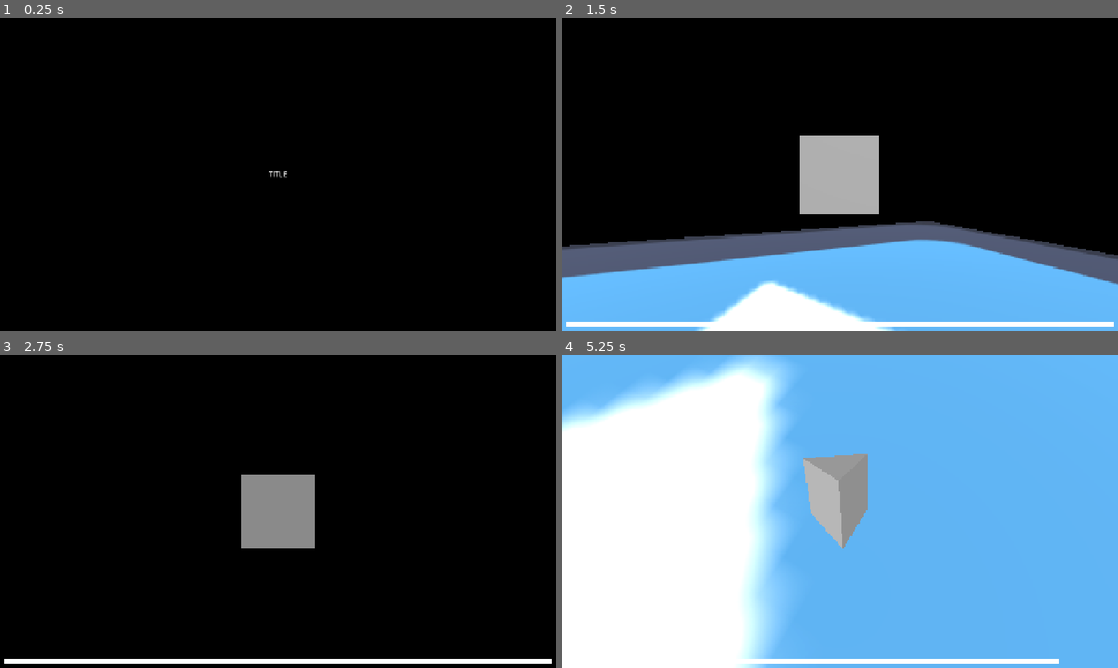
Above: before the commit, frames 1-4 (two rows, left to right).
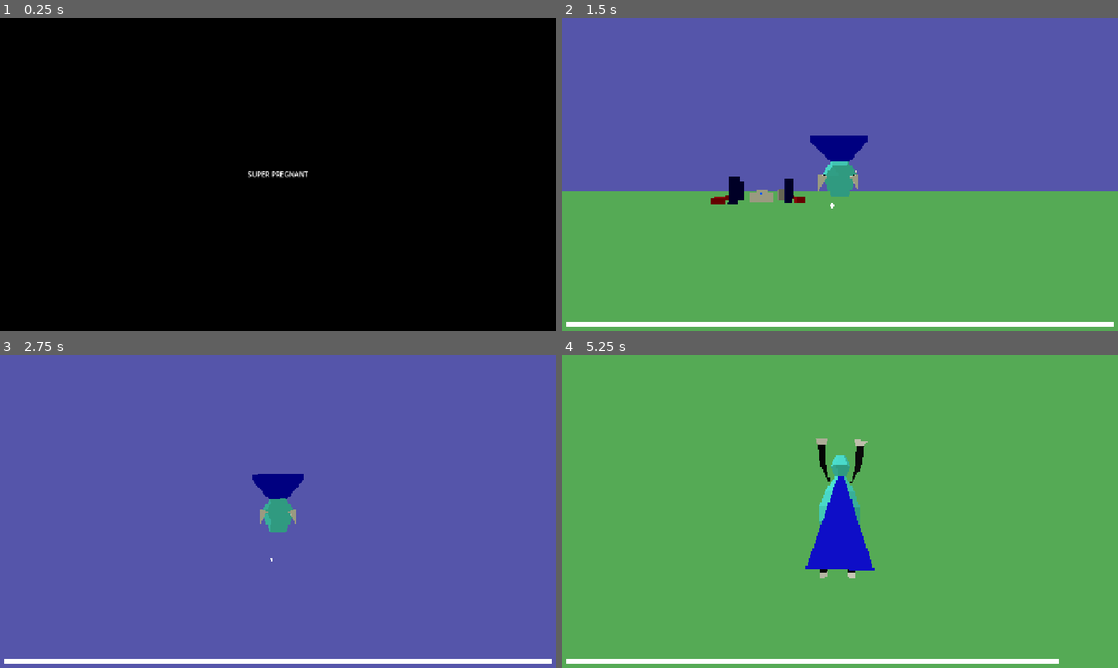
Above: after the commit, the same moments.

Repository: AlexGarbus/global-game-jam-2026
Game: Godot game, scene res://main/main.tscn
The game is run twice, just before and just after one commit, with the same random seed, the same clock (stepped at 60 frames per second) and the same inputs. The engine's default icon, where the game draws it, is replaced by a stand-in: a white triangle on a blue panel in a dark square.
Inputs:
- Up to frame 1 (0.25 s): no input
- Up to frame 2 (1.5 s): tap Enter at 0.5 s; hold D (move_right) 0.53-1.28 s; hold Space (shoot) 0.53-1.28 s; hold S (move_down) from 1.28 s (still down); tap Space (shoot) at 1.35 s
- Up to frame 3 (2.75 s): release S (move_down) at 2.03 s; hold D (move_right) from 2.03 s (still down); hold Space (shoot) from 2.03 s (still down)
- Up to frame 4 (5.25 s): release D (move_right) at 2.78 s; release Space (shoot) at 2.78 s; hold W (move_up) 2.78-3.53 s; tap Space (shoot) at 2.85, 4.35 s; hold Space (shoot) 3.53-4.28 s; hold A (move_left) 3.53-5.03 s; hold S (move_down) from 5.03 s (still down); hold Space (shoot) from 5.03 s (still down)

The runs differ from the first frame. In frame 1, 0.2% of the frame differs, in the area x 44-56%, y 48-52%; in frame 2, 98%; in frame 3, 98%; in frame 4, 99%, in the area x 0-100%, y 0-100%.

Commit message:
WIP Friday night

Diff:
--- a/common/nodes/3d/node_follow_3d.gd
+++ b/common/nodes/3d/node_follow_3d.gd
@@ -13,6 +13,10 @@
 @export var lock_rotation := false
 
 
+func _ready() -> void:
+	global_position = target.global_position
+
+
 func _physics_process(delta: float) -> void:
 	global_position = global_position.lerp(target.global_position, linear_weight * delta)
 	if not lock_rotation:
--- /dev/null
+++ b/common/nodes/bounds.gd
@@ -0,0 +1,11 @@
+class_name Bounds
+extends Node
+
+
+@export var min_position: Vector3
+@export var max_position: Vector3
+@export var target: Node3D
+
+
+func _physics_process(delta: float) -> void:
+	target.global_position = target.global_position.clamp(min_position, max_position)
--- /dev/null
+++ b/entities/buildings/generic_lg.tscn
@@ -0,0 +1,22 @@
+[gd_scene format=3 uid="uid://dism8t8vmbsr7"]
+
+[sub_resource type="StandardMaterial3D" id="StandardMaterial3D_e1jvs"]
+shading_mode = 2
+albedo_color = Color(0, 0, 0.33333334, 1)
+
+[sub_resource type="BoxMesh" id="BoxMesh_6v8va"]
+material = SubResource("StandardMaterial3D_e1jvs")
+size = Vector3(6, 20, 5)
+
+[sub_resource type="BoxShape3D" id="BoxShape3D_0nown"]
+size = Vector3(6, 20, 5)
+
+[node name="GenericLarge" type="StaticBody3D" unique_id=1907712280]
+
+[node name="MeshInstance3D" type="MeshInstance3D" parent="." unique_id=1000653268]
+transform = Transform3D(1, 0, 0, 0, 1, 0, 0, 0, 1, 0, 10, 0)
+mesh = SubResource("BoxMesh_6v8va")
+
+[node name="CollisionShape3D" type="CollisionShape3D" parent="." unique_id=653155251]
+transform = Transform3D(1, 0, 0, 0, 1, 0, 0, 0, 1, 0, 10, 0)
+shape = SubResource("BoxShape3D_0nown")
--- /dev/null
+++ b/entities/buildings/generic_md.tscn
@@ -0,0 +1,22 @@
+[gd_scene format=3 uid="uid://birw6yo18gfhc"]
+
+[sub_resource type="StandardMaterial3D" id="StandardMaterial3D_qw462"]
+shading_mode = 2
+albedo_color = Color(0.6666667, 0.6666667, 0.6666667, 1)
+
+[sub_resource type="BoxMesh" id="BoxMesh_u4kp6"]
+material = SubResource("StandardMaterial3D_qw462")
+size = Vector3(7, 12, 6)
+
+[sub_resource type="BoxShape3D" id="BoxShape3D_qw462"]
+size = Vector3(7, 12, 6)
+
+[node name="GenericMedium" type="StaticBody3D" unique_id=1907712280]
+
+[node name="MeshInstance3D" type="MeshInstance3D" parent="." unique_id=1000653268]
+transform = Transform3D(1, 0, 0, 0, 1, 0, 0, 0, 1, 0, 6, 0)
+mesh = SubResource("BoxMesh_u4kp6")
+
+[node name="CollisionShape3D" type="CollisionShape3D" parent="." unique_id=653155251]
+transform = Transform3D(1, 0, 0, 0, 1, 0, 0, 0, 1, 0, 6, 0)
+shape = SubResource("BoxShape3D_qw462")
--- /dev/null
+++ b/entities/buildings/generic_sm.tscn
@@ -0,0 +1,22 @@
+[gd_scene format=3 uid="uid://cl4pn5vjavr5"]
+
+[sub_resource type="StandardMaterial3D" id="StandardMaterial3D_v26ea"]
+shading_mode = 2
+albedo_color = Color(0.6666667, 0, 0, 1)
+
+[sub_resource type="BoxMesh" id="BoxMesh_6gyo8"]
+material = SubResource("StandardMaterial3D_v26ea")
+size = Vector3(8, 5, 8)
+
+[sub_resource type="BoxShape3D" id="BoxShape3D_v26ea"]
+size = Vector3(8, 5, 8)
+
+[node name="GenericSmall" type="StaticBody3D" unique_id=1907712280]
+
+[node name="MeshInstance3D" type="MeshInstance3D" parent="." unique_id=1000653268]
+transform = Transform3D(1, 0, 0, 0, 1, 0, 0, 0, 1, 0, 2.5, 0)
+mesh = SubResource("BoxMesh_6gyo8")
+
+[node name="CollisionShape3D" type="CollisionShape3D" parent="." unique_id=653155251]
+transform = Transform3D(1, 0, 0, 0, 1, 0, 0, 0, 1, 0, 2.5, 0)
+shape = SubResource("BoxShape3D_v26ea")
--- /dev/null
+++ b/entities/buildings/hospital.tscn
@@ -0,0 +1,68 @@
+[gd_scene format=3 uid="uid://dorx0bsx24cte"]
+
+[sub_resource type="StandardMaterial3D" id="StandardMaterial3D_cgat4"]
+shading_mode = 2
+
+[sub_resource type="BoxMesh" id="BoxMesh_cgat4"]
+material = SubResource("StandardMaterial3D_cgat4")
+size = Vector3(10, 10, 10)
+
+[sub_resource type="BoxShape3D" id="BoxShape3D_qsays"]
+size = Vector3(10, 10, 10)
+
+[sub_resource type="BoxMesh" id="BoxMesh_qwqat"]
+material = SubResource("StandardMaterial3D_cgat4")
+size = Vector3(20, 8, 7)
+
+[sub_resource type="BoxShape3D" id="BoxShape3D_67xxh"]
+size = Vector3(20, 8, 7)
+
+[node name="Hospital" type="StaticBody3D" unique_id=730604411]
+
+[node name="MeshInstance3D" type="MeshInstance3D" parent="." unique_id=946296358]
+transform = Transform3D(1, 0, 0, 0, 1, 0, 0, 0, 1, 0, 5, 0)
+mesh = SubResource("BoxMesh_cgat4")
+
+[node name="CollisionShape3D" type="CollisionShape3D" parent="." unique_id=1447847522]
+transform = Transform3D(1, 0, 0, 0, 1, 0, 0, 0, 1, 0, 5, 0)
+shape = SubResource("BoxShape3D_qsays")
+
+[node name="MeshInstance3D2" type="MeshInstance3D" parent="." unique_id=32592479]
+transform = Transform3D(1, 0, 0, 0, 1, 0, 0, 0, 1, 0, 4, 0)
+mesh = SubResource("BoxMesh_qwqat")
+
+[node name="CollisionShape3D2" type="CollisionShape3D" parent="." unique_id=554676089]
+transform = Transform3D(1, 0, 0, 0, 1, 0, 0, 0, 1, 0, 4, 0)
+shape = SubResource("BoxShape3D_67xxh")
+
+[node name="HospitalLabel" type="Label3D" parent="." unique_id=1683651763]
+transform = Transform3D(1, 0, 0, 0, 1, 0, 0, 0, 1, 0, 8, 5.001)
+double_sided = false
+modulate = Color(0, 0.33333334, 1, 1)
+outline_modulate = Color(0, 0, 0.33333334, 1)
+text = "HOSPITAL"
+font_size = 256
+
+[node name="HospitalLabel2" type="Label3D" parent="." unique_id=721972530]
+transform = Transform3D(-1, 0, -8.742278e-08, 0, 1, 0, 8.742278e-08, 0, -1, 0, 8, -5.001)
+double_sided = false
+modulate = Color(0, 0.33333334, 1, 1)
+outline_modulate = Color(0, 0, 0.33333334, 1)
+text = "HOSPITAL"
+font_size = 256
+
+[node name="PregnancyLabel" type="Label3D" parent="." unique_id=360402871]
+transform = Transform3D(-4.371139e-08, 0, 1, 0, 1, 0, -1, 0, -4.371139e-08, 10.001, 7, 0)
+double_sided = false
+modulate = Color(0, 0.33333334, 1, 1)
+outline_modulate = Color(0, 0, 0.33333334, 1)
+text = "PREGNANCY WARD"
+font_size = 128
+
+[node name="PregnancyLabel2" type="Label3D" parent="." unique_id=393078620]
+transform = Transform3D(1.1924881e-08, 0, -1, 0, 1, 0, 1, 0, 1.1924881e-08, -10.001, 7, 0)
+double_sided = false
+modulate = Color(0, 0.33333334, 1, 1)
+outline_modulate = Color(0, 0, 0.33333334, 1)
+text = "PREGNANCY WARD"
+font_size = 128
--- /dev/null
+++ b/entities/pickups/gems/gem.tscn
@@ -0,0 +1,60 @@
+[gd_scene format=3 uid="uid://dqbqkey8jpx8d"]
+
+[ext_resource type="Script" uid="uid://blgsv2yonpekb" path="res://entities/pickups/pickup_area.gd" id="1_bsn3s"]
+[ext_resource type="PackedScene" uid="uid://b4ksdl5wyrtis" path="res://entities/pickups/gems/gem.glb" id="1_g4cst"]
+
+[sub_resource type="SphereShape3D" id="SphereShape3D_od4xg"]
+radius = 1.0
+
+[sub_resource type="Animation" id="Animation_bsn3s"]
+length = 0.001
+tracks/0/type = "value"
+tracks/0/imported = false
+tracks/0/enabled = true
+tracks/0/path = NodePath("Mesh:rotation")
+tracks/0/interp = 1
+tracks/0/loop_wrap = true
+tracks/0/keys = {
+"times": PackedFloat32Array(0),
+"transitions": PackedFloat32Array(1),
+"update": 0,
+"values": [Vector3(0, 0, 0)]
+}
+
+[sub_resource type="Animation" id="Animation_od4xg"]
+resource_name = "spin"
+loop_mode = 1
+tracks/0/type = "value"
+tracks/0/imported = false
+tracks/0/enabled = true
+tracks/0/path = NodePath("Mesh:rotation")
+tracks/0/interp = 1
+tracks/0/loop_wrap = true
+tracks/0/keys = {
+"times": PackedFloat32Array(0, 1),
+"transitions": PackedFloat32Array(1, 1),
+"update": 0,
+"values": [Vector3(0, 0, 0), Vector3(0, 6.2831855, 0)]
+}
+
+[sub_resource type="AnimationLibrary" id="AnimationLibrary_xe4mj"]
+_data = {
+&"RESET": SubResource("Animation_bsn3s"),
+&"spin": SubResource("Animation_od4xg")
+}
+
+[node name="Gem" type="Area3D" unique_id=83450881]
+collision_layer = 32
+collision_mask = 64
+script = ExtResource("1_bsn3s")
+metadata/_custom_type_script = "uid://blgsv2yonpekb"
+
+[node name="CollisionShape3D" type="CollisionShape3D" parent="." unique_id=1139799914]
+shape = SubResource("SphereShape3D_od4xg")
+
+[node name="Mesh" parent="." unique_id=1510882838 instance=ExtResource("1_g4cst")]
+transform = Transform3D(1, 0, 0, 0, 1, 0, 0, 0, 1, 0, -0.5, 0)
+
+[node name="AnimationPlayer" type="AnimationPlayer" parent="." unique_id=703676499]
+libraries/ = SubResource("AnimationLibrary_xe4mj")
+autoplay = &"spin"
--- /dev/null
+++ b/entities/player/material_0.tres
@@ -0,0 +1,14 @@
+[gd_resource type="StandardMaterial3D" format=3 uid="uid://bmyighf2bnr4e"]
+
+[ext_resource type="Texture2D" uid="uid://ov5uvactiux0" path="res://entities/player/player_0.png" id="1_dl0gn"]
+
+[resource]
+resource_name = "material_0"
+transparency = 2
+alpha_scissor_threshold = 0.05
+alpha_antialiasing_mode = 0
+cull_mode = 2
+shading_mode = 2
+albedo_texture = ExtResource("1_dl0gn")
+texture_filter = 0
+texture_repeat = false
--- a/entities/player/player.tscn
+++ b/entities/player/player.tscn
@@ -2,39 +2,54 @@
 
 [ext_resource type="Script" uid="uid://covk2281f0gro" path="res://entities/player/player.gd" id="1_abrql"]
 [ext_resource type="Script" uid="uid://8w4c1kjgy5g0" path="res://common/nodes/health.gd" id="1_symyc"]
-[ext_resource type="Script" uid="uid://bpbjfkilxncva" path="res://entities/player/comonents/player_effects.gd" id="2_bectd"]
+[ext_resource type="Script" uid="uid://bpbjfkilxncva" path="res://entities/player/components/player_effects.gd" id="2_bectd"]
+[ext_resource type="PackedScene" uid="uid://c877n6ydhad8p" path="res://entities/player/player.glb" id="2_wvtmh"]
 [ext_resource type="Script" uid="uid://dtxy0u3a2qxg3" path="res://common/nodes/3d/node_follow_3d.gd" id="3_sglur"]
 [ext_resource type="Script" uid="uid://c58ps3xr345lv" path="res://common/nodes/3d/damage_area_3d.gd" id="4_bls4j"]
 [ext_resource type="PackedScene" uid="uid://b6yp3n5lh8lcq" path="res://entities/bullets/bullet_player.tscn" id="5_8fjmc"]
 [ext_resource type="Script" uid="uid://da2ekqxdmi875" path="res://common/nodes/3d/spawner_3d.gd" id="5_fkugw"]
 [ext_resource type="PackedScene" uid="uid://bx67ifljxw1cr" path="res://entities/effects/explosion/explosion.tscn" id="7_26q78"]
 [ext_resource type="PackedScene" uid="uid://ckbpvhkxvixl7" path="res://entities/effects/flame/flame.tscn" id="8_bectd"]
+[ext_resource type="Script" uid="uid://csvydjj71gbxq" path="res://common/nodes/bounds.gd" id="11_7thud"]
+
+[sub_resource type="PhysicsMaterial" id="PhysicsMaterial_wvtmh"]
+friction = 0.5
+bounce = 1.0
 
 [sub_resource type="BoxShape3D" id="BoxShape3D_symyc"]
+size = Vector3(0.5, 0.25, 1)
 
-[sub_resource type="PrismMesh" id="PrismMesh_symyc"]
+[sub_resource type="SphereShape3D" id="SphereShape3D_wvtmh"]
+radius = 0.24058425
 
-[sub_resource type="BoxShape3D" id="BoxShape3D_bls4j"]
+[sub_resource type="BoxShape3D" id="BoxShape3D_7thud"]
+size = Vector3(0.6, 0.35, 1.1)
 
 [sub_resource type="SphereShape3D" id="SphereShape3D_bectd"]
 radius = 1.0
 
 [node name="Player" type="RigidBody3D" unique_id=1798822792]
 collision_layer = 2
-collision_mask = 9
+collision_mask = 137
 mass = 100.0
+physics_material_override = SubResource("PhysicsMaterial_wvtmh")
 custom_integrator = true
 script = ExtResource("1_abrql")
+knockback_correction = 3.0
 _max_linear_speed = 25.0
 _min_pitch = -1.2217304763960306
 _max_pitch = 1.2217304763960306
 
 [node name="CollisionShape3D" type="CollisionShape3D" parent="." unique_id=876458185]
+transform = Transform3D(1, 0, 0, 0, 1, 0, 0, 0, 1, 0, 0, -0.125)
 shape = SubResource("BoxShape3D_symyc")
 
-[node name="MeshInstance3D" type="MeshInstance3D" parent="." unique_id=1505369879]
-transform = Transform3D(1, 0, 0, 0, -4.371139e-08, 1, 0, -1, -4.371139e-08, 0, 0, 0)
-mesh = SubResource("PrismMesh_symyc")
+[node name="CollisionShape3D2" type="CollisionShape3D" parent="." unique_id=1075734016]
+transform = Transform3D(1, 0, 0, 0, 1, 0, 0, 0, 1, 0, -0.071154326, 0.080728985)
+shape = SubResource("SphereShape3D_wvtmh")
+
+[node name="Mesh" parent="." unique_id=379450259 instance=ExtResource("2_wvtmh")]
+transform = Transform3D(1, 0, 0, 0, 1.1924881e-08, 1, 0, -1, 1.1924881e-08, 0, 0, 0.5)
 
 [node name="DamageArea3D" type="Area3D" parent="." unique_id=493418436 node_paths=PackedStringArray("health")]
 collision_layer = 0
@@ -45,7 +60,9 @@
 metadata/_custom_type_script = "uid://c58ps3xr345lv"
 
 [node name="CollisionShape3D" type="CollisionShape3D" parent="DamageArea3D" unique_id=421833490]
-shape = SubResource("BoxShape3D_bls4j")
+transform = Transform3D(1, 0, 0, 0, 1, 0, 0, 0, 1, 0, 0, -0.125)
+shape = SubResource("BoxShape3D_7thud")
+debug_color = Color(0.99767584, 0, 0.17080054, 0.41960785)
 
 [node name="CollectArea3D" type="Area3D" parent="." unique_id=890383185]
 collision_layer = 64
@@ -67,7 +84,7 @@
 current = true
 
 [node name="BulletSpawner" type="Node3D" parent="." unique_id=2060330343]
-transform = Transform3D(1, 0, 0, 0, 1, 0, 0, 0, 1, 0, 0, -0.5)
+transform = Transform3D(1, 0, 0, 0, 0.9659258, 0.25881904, 0, -0.25881904, 0.9659258, 0, 0, -0.5)
 script = ExtResource("5_fkugw")
 scene = ExtResource("5_8fjmc")
 spawn_path = NodePath("..")
@@ -104,6 +121,13 @@
 wait_time = 2.0
 one_shot = true
 
+[node name="Bounds" type="Node" parent="." unique_id=2136576255 node_paths=PackedStringArray("target")]
+script = ExtResource("11_7thud")
+min_position = Vector3(-300, -30, -300)
+max_position = Vector3(300, 30, 300)
+target = NodePath("..")
+metadata/_custom_type_script = "uid://csvydjj71gbxq"
+
 [connection signal="area_entered" from="CollectArea3D" to="." method="_on_collect_area_3d_area_entered"]
 [connection signal="timeout" from="Effects/DefeatTimer" to="Effects" method="_on_defeat_timer_timeout"]
 [connection signal="changed" from="Health" to="." method="_on_health_changed"]
--- /dev/null
+++ b/global/enum.gd
@@ -0,0 +1,13 @@
+class_name Enum
+extends RefCounted
+
+
+enum GemType {
+	RED,
+	ORANGE,
+	YELLOW,
+	GREEN,
+	BLUE,
+	INDIGO,
+	VIOLET
+}
--- a/main/main.tscn
+++ b/main/main.tscn
@@ -3,12 +3,12 @@
 [ext_resource type="Script" uid="uid://bb2y0g5a02or7" path="res://main/main.gd" id="1_pjrb6"]
 [ext_resource type="PackedScene" uid="uid://dqdgb57racexl" path="res://main/scenes/title/title.tscn" id="2_3wy1v"]
 [ext_resource type="PackedScene" uid="uid://do7fs5anfwcj8" path="res://user_interface/pause/pause.tscn" id="2_xwkvk"]
-[ext_resource type="PackedScene" uid="uid://wy260a1ekquc" path="res://main/scenes/levels/level_test.tscn" id="3_kfbq2"]
+[ext_resource type="PackedScene" uid="uid://bsia3qptd8ifs" path="res://main/scenes/levels/level_1.tscn" id="3_3wy1v"]
 [ext_resource type="PackedScene" uid="uid://dgjl6tt1ebvqx" path="res://user_interface/screen_fade/screen_fade.tscn" id="3_xwkvk"]
 
 [node name="Main" type="Node" unique_id=1618417118]
 script = ExtResource("1_pjrb6")
-main_scenes = Array[PackedScene]([ExtResource("2_3wy1v"), ExtResource("3_kfbq2")])
+main_scenes = Array[PackedScene]([ExtResource("2_3wy1v"), ExtResource("3_3wy1v")])
 
 [node name="CanvasLayer" type="CanvasLayer" parent="." unique_id=1958456174]
 layer = 2
--- /dev/null
+++ b/main/scenes/levels/level_1.tscn
@@ -0,0 +1,79 @@
+[gd_scene format=3 uid="uid://bsia3qptd8ifs"]
+
+[ext_resource type="PackedScene" uid="uid://ohxcxhi3hqu0" path="res://main/scenes/levels/level_base.tscn" id="1_6i8ql"]
+[ext_resource type="PackedScene" uid="uid://dorx0bsx24cte" path="res://entities/buildings/hospital.tscn" id="2_m5sr4"]
+[ext_resource type="PackedScene" uid="uid://cl4pn5vjavr5" path="res://entities/buildings/generic_sm.tscn" id="3_dt5a4"]
+[ext_resource type="PackedScene" uid="uid://dism8t8vmbsr7" path="res://entities/buildings/generic_lg.tscn" id="4_eiw0b"]
+[ext_resource type="PackedScene" uid="uid://birw6yo18gfhc" path="res://entities/buildings/generic_md.tscn" id="5_iiir4"]
+
+[sub_resource type="WorldBoundaryShape3D" id="WorldBoundaryShape3D_6i8ql"]
+
+[sub_resource type="Gradient" id="Gradient_6i8ql"]
+interpolation_mode = 1
+offsets = PackedFloat32Array(0, 0.5)
+colors = PackedColorArray(0.33333334, 0.33333334, 0.6666667, 1, 0.33333334, 0.6666667, 0.33333334, 1)
+metadata/_snap_enabled = true
+
+[sub_resource type="GradientTexture2D" id="GradientTexture2D_m5sr4"]
+gradient = SubResource("Gradient_6i8ql")
+fill_to = Vector2(0, 1)
+metadata/_snap_enabled = true
+
+[sub_resource type="PanoramaSkyMaterial" id="PanoramaSkyMaterial_3r3ke"]
+panorama = SubResource("GradientTexture2D_m5sr4")
+filter = false
+
+[sub_resource type="Sky" id="Sky_cr5x0"]
+sky_material = SubResource("PanoramaSkyMaterial_3r3ke")
+
+[sub_resource type="Environment" id="Environment_dt5a4"]
+background_mode = 2
+sky = SubResource("Sky_cr5x0")
+ambient_light_source = 2
+ambient_light_color = Color(0.6039216, 0.6039216, 0.5019608, 1)
+reflected_light_source = 1
+
+[node name="Level" unique_id=2067472884 instance=ExtResource("1_6i8ql")]
+
+[node name="Player" parent="PixelatedViewportContainer/SubViewport" parent_id_path=PackedInt32Array(451725261) index="0" unique_id=2007518119]
+transform = Transform3D(1, 0, 0, 0, 1, 0, 0, 0, 1, 0, 10, 200)
+
+[node name="Ground" type="StaticBody3D" parent="PixelatedViewportContainer/SubViewport" parent_id_path=PackedInt32Array(451725261) index="1" unique_id=1716571445]
+
+[node name="CollisionShape3D" type="CollisionShape3D" parent="PixelatedViewportContainer/SubViewport/Ground" index="0" unique_id=1814017404]
+shape = SubResource("WorldBoundaryShape3D_6i8ql")
+
+[node name="Buildings" type="Node3D" parent="PixelatedViewportContainer/SubViewport" parent_id_path=PackedInt32Array(451725261) index="2" unique_id=658249836]
+
+[node name="Hospital" parent="PixelatedViewportContainer/SubViewport/Buildings" index="0" unique_id=1476696496 instance=ExtResource("2_m5sr4")]
+
+[node name="GenericSmall" parent="PixelatedViewportContainer/SubViewport/Buildings" index="1" unique_id=1907712280 instance=ExtResource("3_dt5a4")]
+transform = Transform3D(1, 0, 0, 0, 1, 0, 0, 0, 1, -30, 0, -30)
+
+[node name="GenericSmall2" parent="PixelatedViewportContainer/SubViewport/Buildings" index="2" unique_id=1009403097 instance=ExtResource("3_dt5a4")]
+transform = Transform3D(1, 0, 0, 0, 1, 0, 0, 0, 1, 30, 0, -30)
+
+[node name="GenericSmall3" parent="PixelatedViewportContainer/SubViewport/Buildings" index="3" unique_id=244548829 instance=ExtResource("3_dt5a4")]
+transform = Transform3D(1, 0, 0, 0, 1, 0, 0, 0, 1, -30, 0, 30)
+
+[node name="GenericSmall4" parent="PixelatedViewportContainer/SubViewport/Buildings" index="4" unique_id=1797743895 instance=ExtResource("3_dt5a4")]
+transform = Transform3D(1, 0, 0, 0, 1, 0, 0, 0, 1, 30, 0, 30)
+
+[node name="GenericLarge" parent="PixelatedViewportContainer/SubViewport/Buildings" index="5" unique_id=208852505 instance=ExtResource("4_eiw0b")]
+transform = Transform3D(1, 0, 0, 0, 1, 0, 0, 0, 1, -20, 0, -30)
+
+[node name="GenericLarge2" parent="PixelatedViewportContainer/SubViewport/Buildings" index="6" unique_id=465307375 instance=ExtResource("4_eiw0b")]
+transform = Transform3D(1, 0, 0, 0, 1, 0, 0, 0, 1, -20, 0, 30)
+
+[node name="GenericLarge3" parent="PixelatedViewportContainer/SubViewport/Buildings" index="7" unique_id=350068155 instance=ExtResource("4_eiw0b")]
+transform = Transform3D(1, 0, 0, 0, 1, 0, 0, 0, 1, 20, 0, 30)
+
+[node name="GenericMedium" parent="PixelatedViewportContainer/SubViewport/Buildings" index="8" unique_id=620681790 instance=ExtResource("5_iiir4")]
+transform = Transform3D(1, 0, 0, 0, 1, 0, 0, 0, 1, 20, 0, -30)
+
+[node name="WorldEnvironment" type="WorldEnvironment" parent="." index="2" unique_id=1028352035]
+environment = SubResource("Environment_dt5a4")
+
+[node name="DirectionalLight3D" type="DirectionalLight3D" parent="." index="3" unique_id=635867415]
+transform = Transform3D(0.5, 0.7071068, -0.49999997, 0.7071068, -3.090862e-08, 0.7071068, 0.49999997, -0.70710677, -0.5, 0, 0, 0)
+light_energy = 0.5
--- a/main/scenes/title/title.tscn
+++ b/main/scenes/title/title.tscn
@@ -44,6 +44,6 @@
 anchor_bottom = 1.0
 grow_horizontal = 2
 grow_vertical = 2
-text = "TITLE"
+text = "SUPER PREGNANT"
 horizontal_alignment = 1
 vertical_alignment = 1
--- a/project.godot
+++ b/project.godot
@@ -88,6 +88,7 @@
 3d_physics/layer_5="enemy attack"
 3d_physics/layer_6="pickup"
 3d_physics/layer_7="pickup collect"
+3d_physics/layer_8="bounds"
 
 [physics]
 
Not shown, added: common/nodes/bounds.gd.uid
Binary file added: entities/pickups/gems/gem.glb
Not shown, added: entities/pickups/gems/gem.glb.import
Renamed: entities/player/comonents/player_effects.gd -> entities/player/components/player_effects.gd
Renamed: entities/player/comonents/player_effects.gd.uid -> entities/player/components/player_effects.gd.uid
Binary file added: entities/player/player.glb
Not shown, added: entities/player/player.glb.import
Binary file added: entities/player/player_0.png
Not shown, added: entities/player/player_0.png.import
Not shown, added: global/enum.gd.uid
